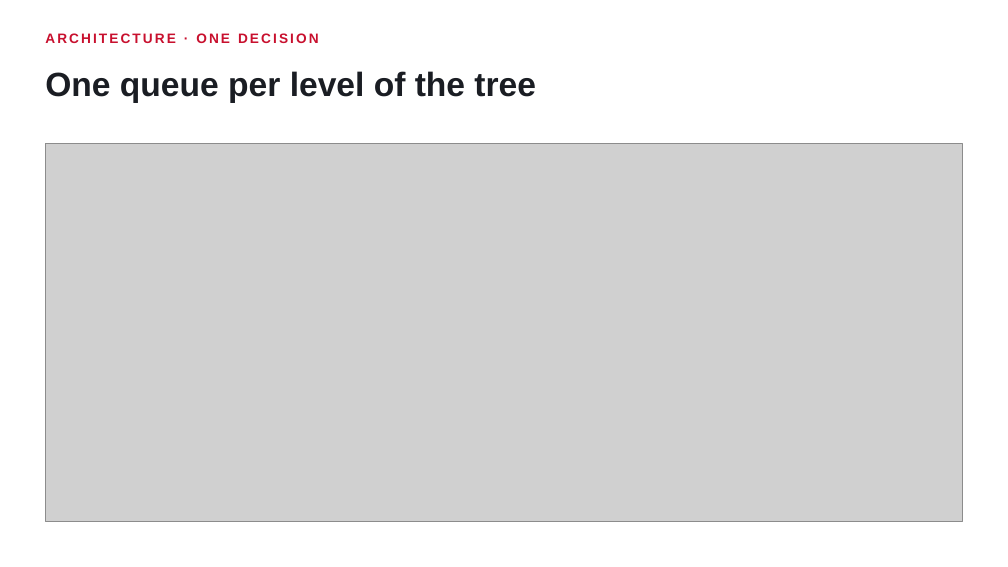
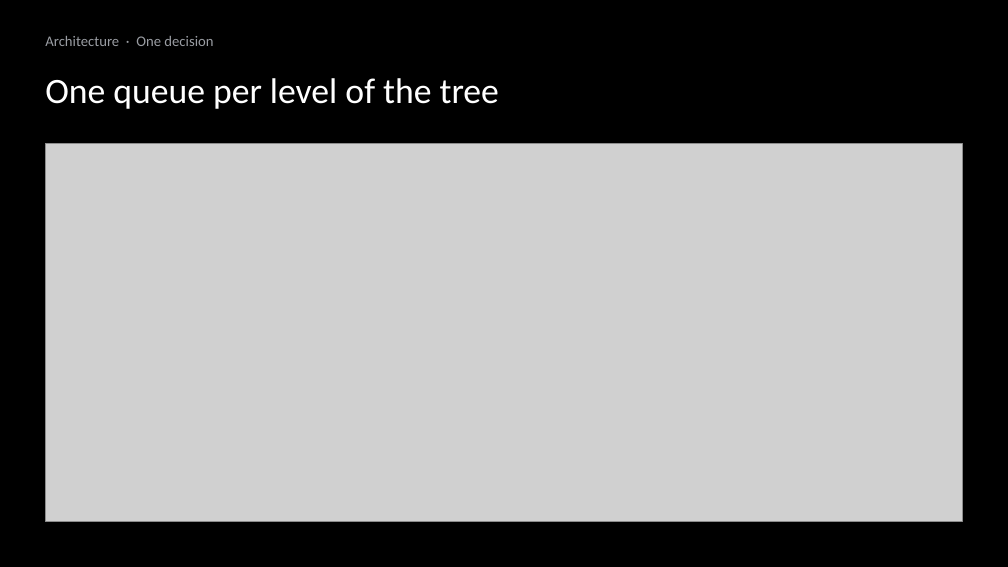
Before and after one commit to ziyangliu-666/lumen-next, a slide deck: slide 9 of docs/platform/slides/out/Team15-Lumen-Platform.pptx. Drawn at 1008x567 pixels with LibreOffice and Linux fonts; fonts in the diff are those of the drawing; grey boxes stand for pictures. Boxes give left, top, right and bottom in pixels: in the first picture for what was removed or moved away, otherwise in the second. Text is boxed around its words. In the diff, an @@ line names an element or a change of style, - is before the commit and + after.

```diff
--- a/docs/platform/slides/out/Team15-Lumen-Platform.pptx
+++ b/docs/platform/slides/out/Team15-Lumen-Platform.pptx
@@ background #FFFFFF to #000000 @@
@@ text at <box>45,36,213,46</box>: text changed; size 13 to 14 pt; font Arial to Calibri; text colour #C8102E to #9A9DA3; bold off @@
-ARCHITECTURE · ONE DECISION
+Architecture · One decision
@@ text "One queue per level of ..." at <box>45,78,499,109</box>: size 32 to 34 pt, font Arial to Calibri, text colour #1A1D23 to #FFFFFF, bold off @@
```
Also in this commit, not shown: 18 other slides changed, 14 other files.
